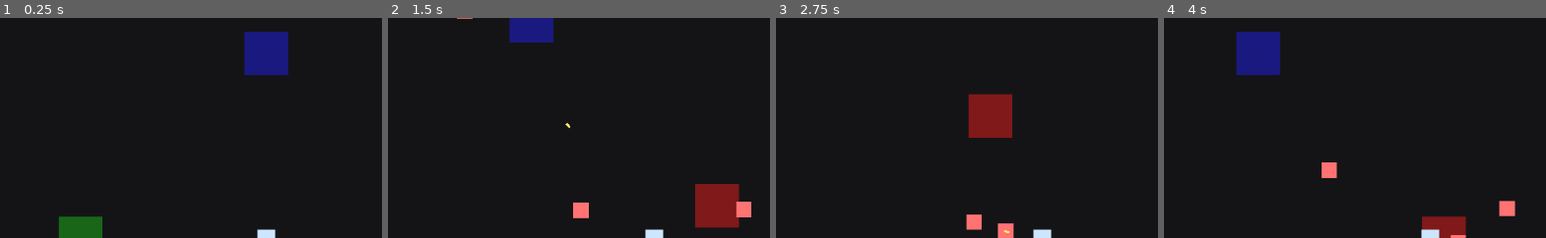
Above: before the commit, frames 1-4 (left to right).
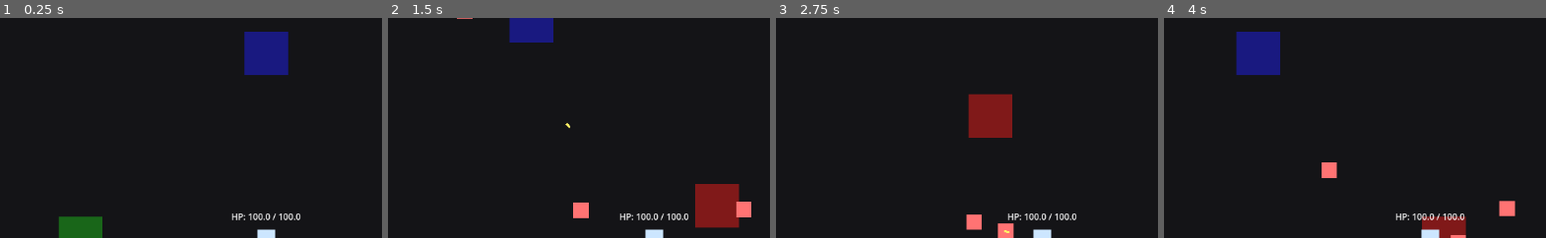
Above: after the commit, the same moments.

Repository: KevinRabbe/bullet-hell-roughe-lite
Game: Godot game, scene res://scenes/Main.tscn
Two runs of this game, one before a commit and one after it. Both use one fixed random seed, a clock stepped at 60 frames per second and the inputs below.
Inputs:
- Up to frame 1 (0.25 s): no input
- Up to frame 2 (1.5 s): tap Enter at 0.5 s; hold D (move_right) 0.53-1.28 s; hold E (interact) 0.53-1.28 s; hold S (move_down) from 1.28 s (still down); tap E (interact) at 1.35 s
- Up to frame 3 (2.75 s): release S (move_down) at 2.03 s; hold D (move_right) from 2.03 s (still down); hold E (interact) from 2.03 s (still down)
- Up to frame 4 (4 s): release D (move_right) at 2.78 s; release E (interact) at 2.78 s; hold W (move_up) 2.78-3.53 s; tap E (interact) at 2.85 s; hold A (move_left) from 3.53 s (still down); hold E (interact) from 3.53 s (still down)
The pictures show only the part of the screen within x 17-67%, y 0-50%; the shares and areas given below are measured in that part.

The runs differ from the first frame. In frame 1, 0.3% of the frame differs, in the area x 60-79%, y 88-92%; in frame 2, 0.3%; in frame 3, 0.3%; in frame 4, 0.3%.

Commit message:
Issue 16: make damage and reward feedback obvious

Diff:
--- a/scenes/Player.tscn
+++ b/scenes/Player.tscn
@@ -29,3 +29,11 @@
 projectile_scene = ExtResource("3")
 fire_interval_seconds = 0.35
 target_range = 900.0
+
+[node name="DebugHpLabel" type="Label" parent="."]
+offset_left = -64.0
+offset_top = -52.0
+offset_right = 64.0
+offset_bottom = -24.0
+horizontal_alignment = 1
+text = "HP: 100 / 100"
--- a/scripts/enemy.gd
+++ b/scripts/enemy.gd
@@ -48,5 +48,6 @@
 	if global_position.distance_to(target.global_position) > contact_range:
 		return
 
+	print("Enemy hit player for %.1f damage." % contact_damage)
 	target.call("take_damage", contact_damage)
 	damage_cooldown_left = damage_interval_seconds
--- a/scripts/items/reward_controller.gd
+++ b/scripts/items/reward_controller.gd
@@ -16,16 +16,21 @@
 	if portal_event_manager_path != NodePath():
 		portal_event_manager = get_node_or_null(portal_event_manager_path)
 	if portal_event_manager != null and portal_event_manager.has_signal("portal_event_completed"):
-		portal_event_manager.connect("portal_event_completed", _grant_random_item)
+		portal_event_manager.connect("portal_event_completed", _on_portal_event_completed)
 
 func _unhandled_input(event: InputEvent) -> void:
 	if event.is_action_pressed("debug_grant_item"):
-		_grant_random_item()
+		_grant_random_item("debug_key")
 
-func _grant_random_item() -> void:
+func _on_portal_event_completed() -> void:
+	print("Reward trigger: portal event completed.")
+	_grant_random_item("portal_event")
+
+func _grant_random_item(source: String) -> void:
 	if player == null or not is_instance_valid(player):
 		return
 	if not player.has_method("grant_item"):
 		return
 	var item: ItemData = ItemDatabase.get_random_item(rng)
+	print("Reward granted [%s]: %s" % [source, item.name])
 	player.call("grant_item", item)
--- a/scripts/player.gd
+++ b/scripts/player.gd
@@ -6,11 +6,13 @@
 var stats: StatBlock = StatBlock.new()
 var current_hp: float
 var owned_items: Array[ItemData] = []
+@onready var hp_label: Label = get_node_or_null("DebugHpLabel")
 
 func _ready() -> void:
 	stats.max_hp = debug_starting_hp
 	stats.movement_speed = debug_move_speed
 	current_hp = stats.max_hp
+	_update_hp_label()
 
 func _physics_process(_delta: float) -> void:
 	var input_direction := Input.get_vector("move_left", "move_right", "move_up", "move_down")
@@ -19,6 +21,7 @@
 
 func take_damage(amount: float) -> void:
 	current_hp = maxf(current_hp - amount, 0.0)
+	_update_hp_label()
 	print("Player HP: %.1f / %.1f" % [current_hp, stats.max_hp])
 	if current_hp <= 0.0:
 		die()
@@ -48,6 +51,7 @@
 	if item.stat_modifiers.has("max_hp"):
 		current_hp += float(item.stat_modifiers["max_hp"])
 		current_hp = minf(current_hp, stats.max_hp)
+	_update_hp_label()
 
 func _has_stat_property(stat_name: String) -> bool:
 	for property_info in stats.get_property_list():
@@ -77,3 +81,8 @@
 	if _has_stat_property(stat_name):
 		return float(stats.get(stat_name))
 	return fallback
+
+func _update_hp_label() -> void:
+	if hp_label == null:
+		return
+	hp_label.text = "HP: %.1f / %.1f" % [current_hp, stats.max_hp]
--- a/scripts/portal/portal_event_manager.gd
+++ b/scripts/portal/portal_event_manager.gd
@@ -51,10 +51,12 @@
 		nearest_portal.call("try_activate", player)
 
 func _on_portal_activated(portal_position: Vector2) -> void:
+	print("Portal activated: elite event started.")
 	active_event_elites.clear()
 	_track_event_elite(_spawn_elite(portal_position + Vector2.LEFT * elite_spawn_distance))
 	_track_event_elite(_spawn_elite(portal_position + Vector2.RIGHT * elite_spawn_distance))
 	if active_event_elites.is_empty():
+		print("Portal event completed: no active elites.")
 		portal_event_completed.emit()
 
 func _spawn_elite(spawn_position: Vector2) -> Node:
@@ -83,5 +85,7 @@
 
 func _on_event_elite_exited(enemy: Node) -> void:
 	active_event_elites.erase(enemy)
+	print("Portal elite defeated. Remaining elites: %d" % active_event_elites.size())
 	if active_event_elites.is_empty():
+		print("Portal event completed: all elites defeated.")
 		portal_event_completed.emit()
Not shown: 1 places in scenes/Player.tscn that only renumber resources
